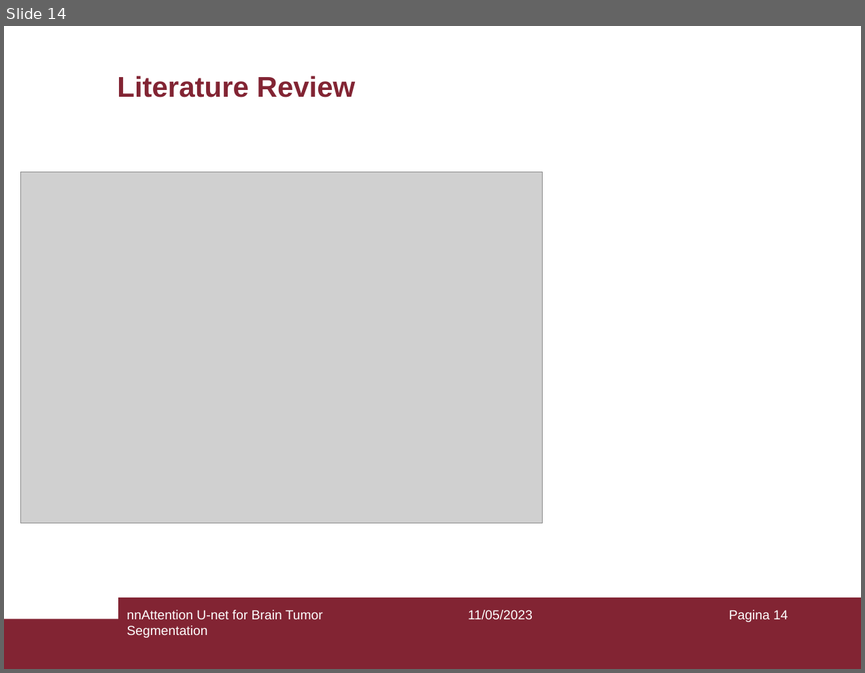
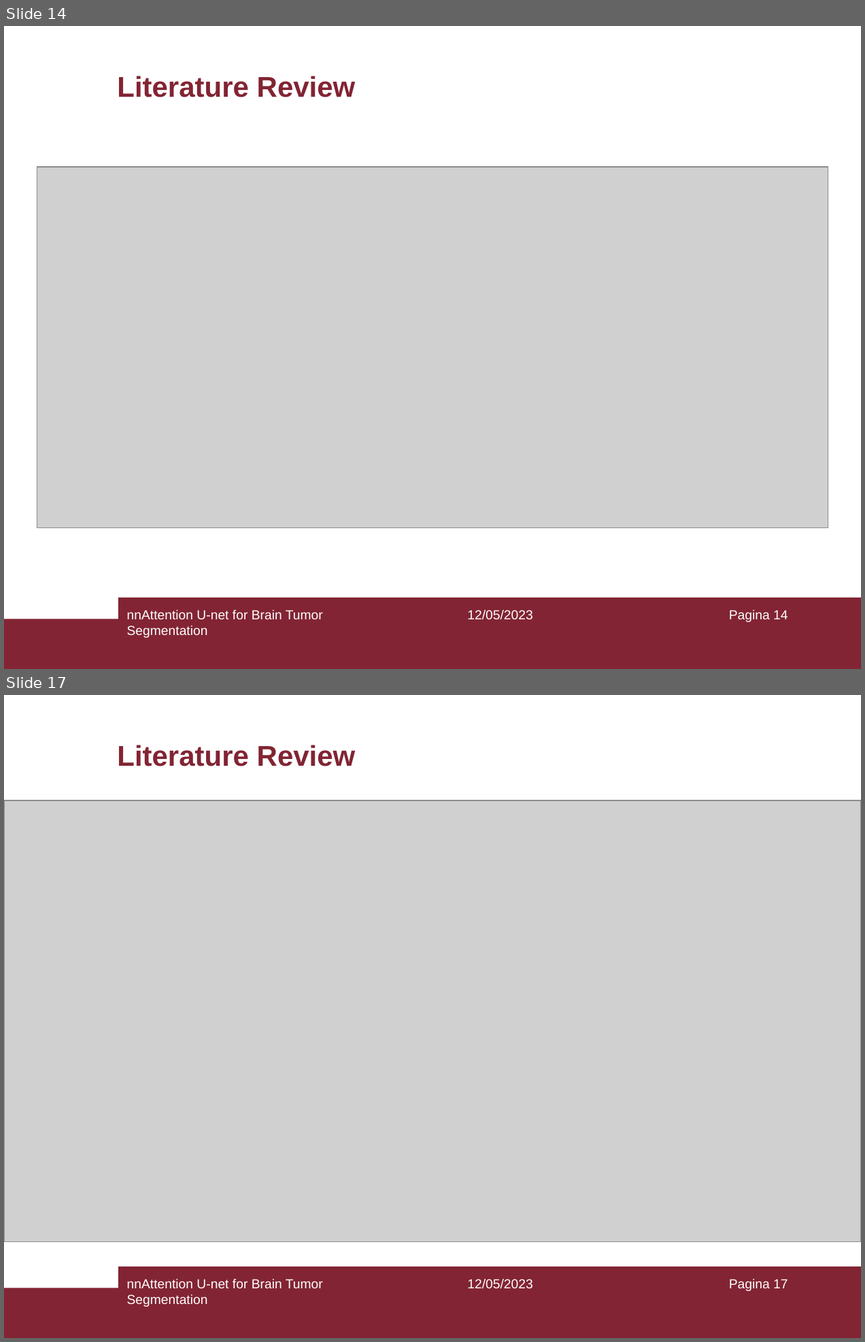
Before and after one commit to sh3rlock14/Master-Thesis-2023, a slide deck: thesis_slides/capparella.slides.pptx. Shown one above the other, each under a label of ours: slide 14 before the commit, slides 14 and 17 after it; the slides between them are not shown. The pictures are 865x673 and 865x1342 pixels, drawn with LibreOffice and Linux fonts; fonts in the diff are those of the drawing; grey boxes stand for pictures. Boxes give left, top, right and bottom in pixels: in the first picture for what was removed or moved away, otherwise in the second. Text is boxed around its words. In the diff, an @@ line names an element or a change of style, - is before the commit and + after.

Commit message:
add: more slides and images

```diff
--- a/thesis_slides/capparella.slides.pptx
+++ b/thesis_slides/capparella.slides.pptx
@@ slide 17 added at (4, 695, 861, 1338), background #FFFFFF; not listed: 2 template elements that a slide beside it also shows @@
@@ title added at (117, 745, 356, 766), 24 pt, text #822433, bold @@
+Literature Review
@@ picture added at (4, 800, 861, 1242) @@
@@ text added at (127, 1278, 323, 1306), 11 pt, text #FFFFFF @@
+nnAttention U-net for Brain Tumor Segmentation
@@ text added at (467, 1278, 532, 1289), 11 pt, text #FFFFFF @@
+12/05/2023
@@ page number added at (729, 1278, 787, 1291), 11 pt, text #FFFFFF @@
+Pagina 17
@@ slide 14 changed as well @@
@@ picture: place and size @@
-picture at (21, 172, 543, 522)
+picture at (37, 167, 827, 527)
@@ text at (467, 609, 532, 620): text changed @@
-11/05/2023
+12/05/2023
```
Also in this commit, not shown: 16 other slides changed, 4 other slides added, 13 other files.
